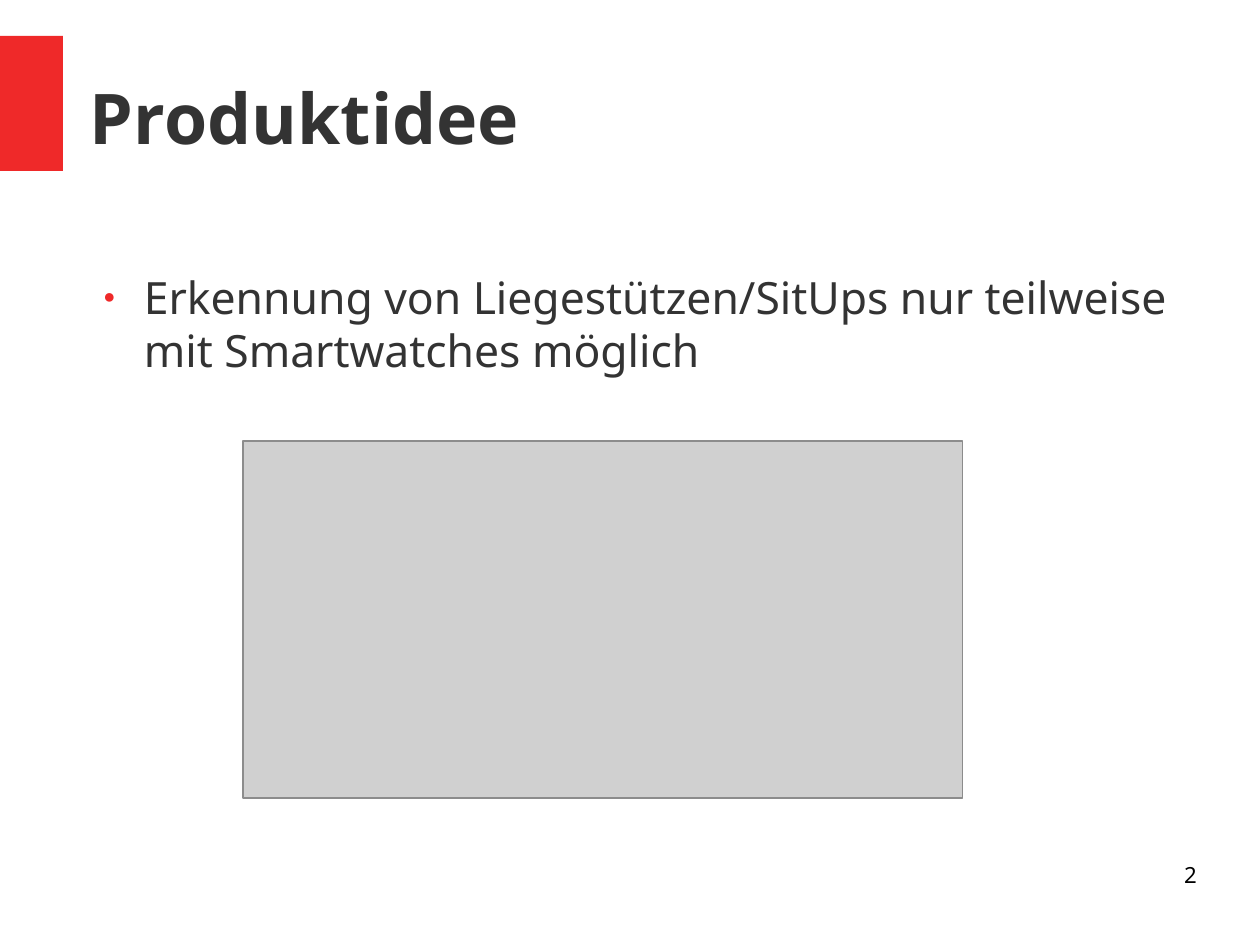
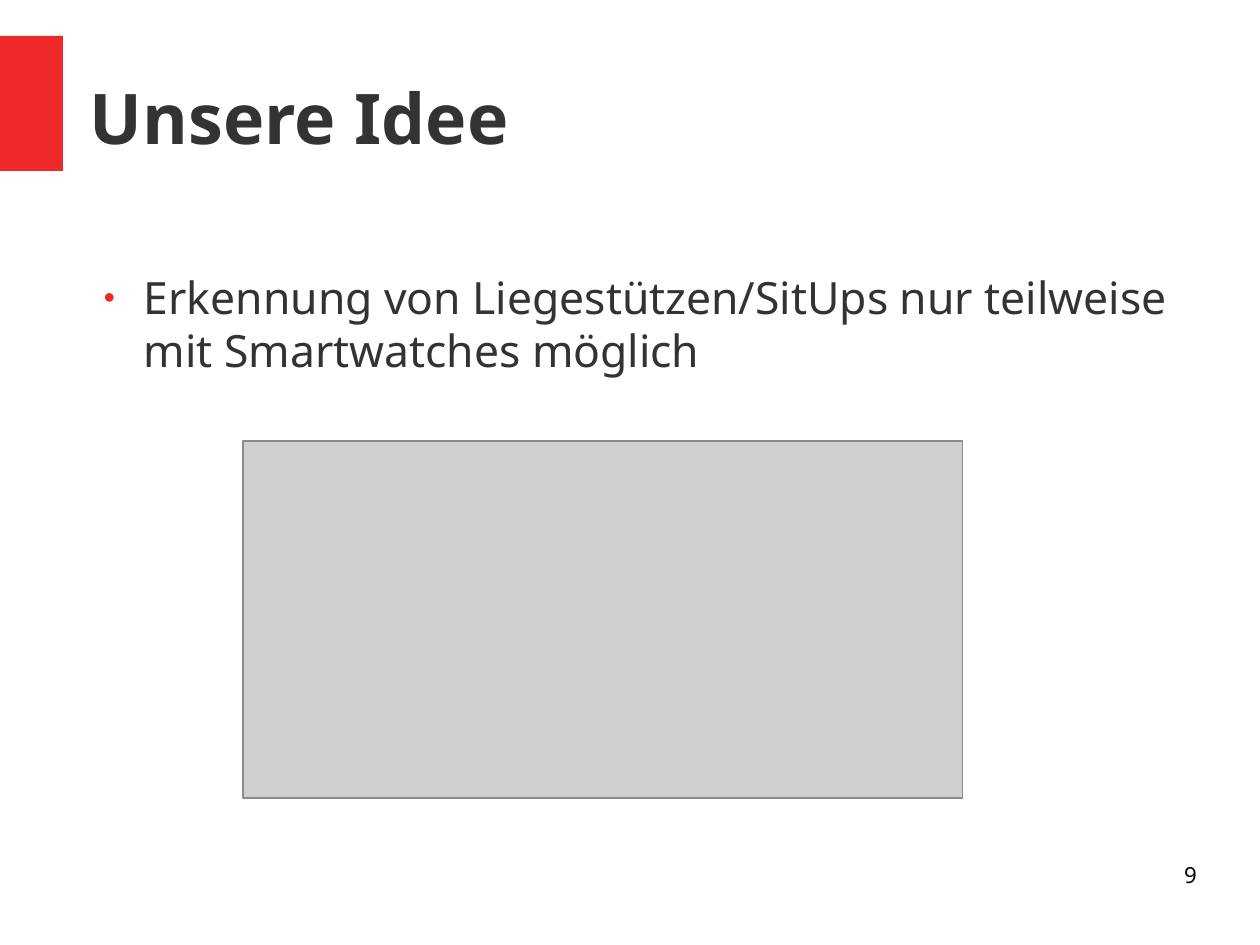
Before and after one commit to vlle1/dokumente-earablesKIT, a slide deck: slide 9 of Abschlusspräsi/Abschlusspräsi.odp (slide 2 before the commit). Drawn at 1260x945 pixels with LibreOffice and Linux fonts; fonts in the diff are those of the drawing; grey boxes stand for pictures. Boxes give left, top, right and bottom in pixels: in the first picture for what was removed or moved away, otherwise in the second. Text is boxed around its words. In the diff, an @@ line names an element or a change of style, - is before the commit and + after.

```diff
--- a/Abschlusspräsi/Abschlusspräsi.odp
+++ b/Abschlusspräsi/Abschlusspräsi.odp
@@ title at [90,91,508,145]: text changed @@
-Produktidee
+Unsere Idee
@@ page number at [1184,867,1197,884]: text changed @@
-2
+9
```
Also in this commit, not shown: 6 other slides changed, 13 slides added, 2 slides removed, 7 other files.
